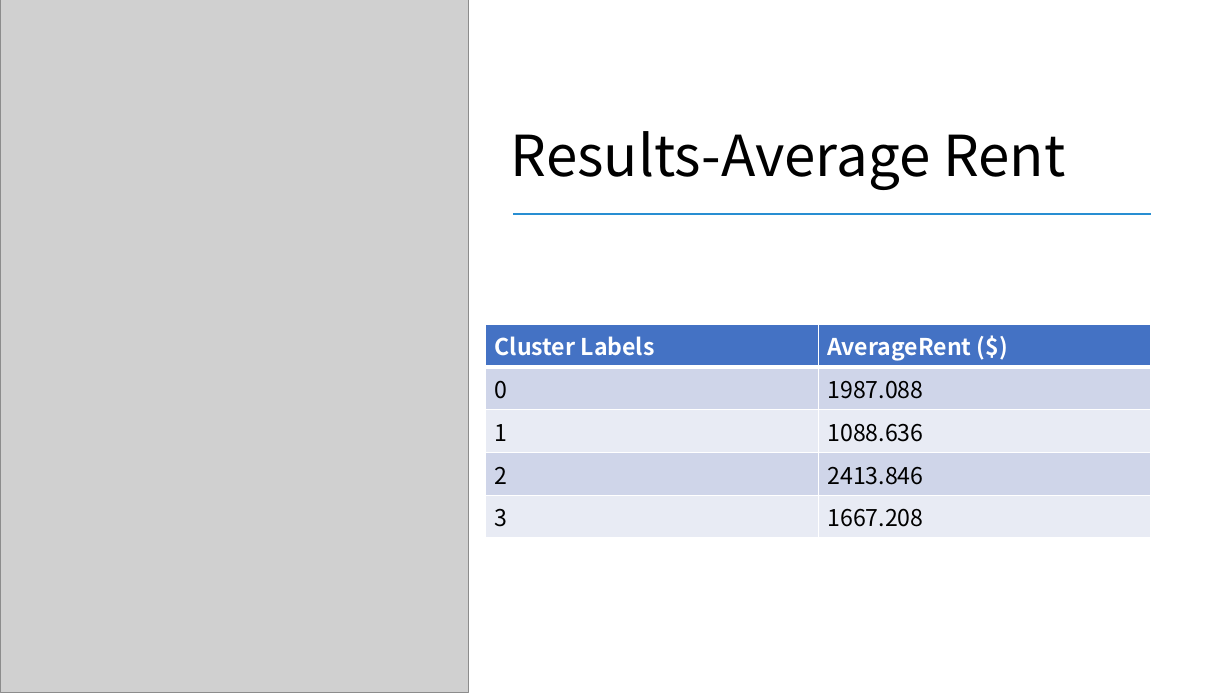
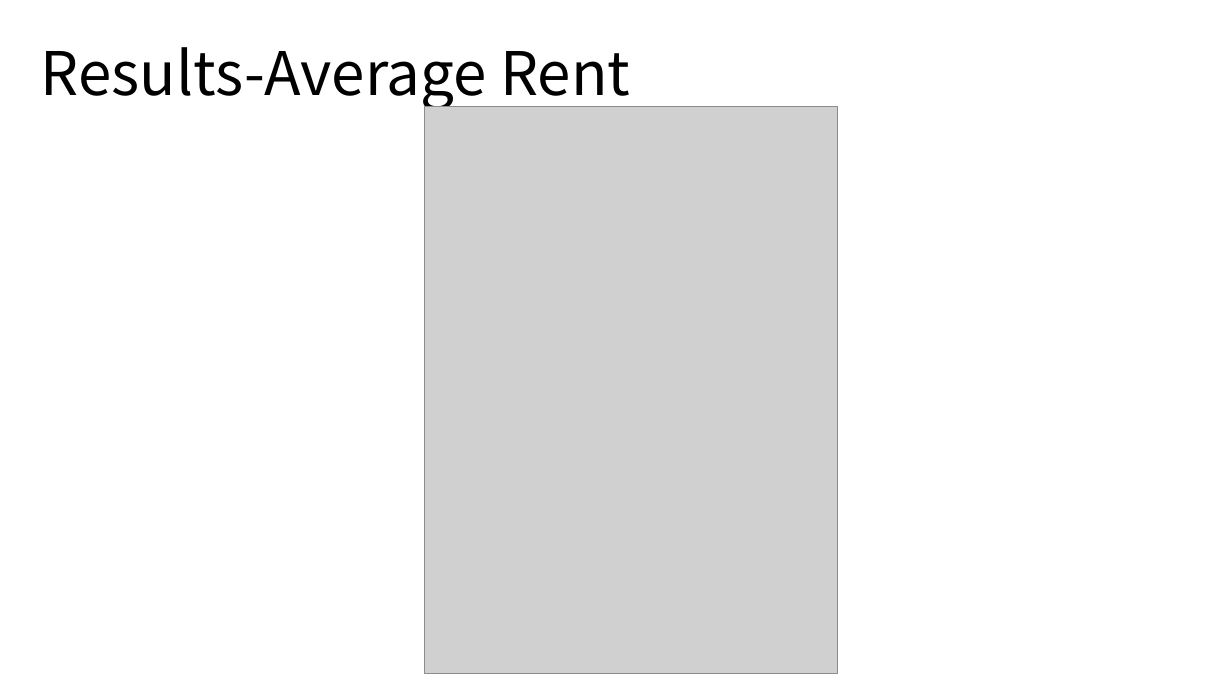
Before and after one commit to lynn-GH/Coursera_Capstone, a slide deck: slide 8 of RetailRentalPricevsVenueofSanDiego.pptx (slide 7 before the commit). Drawn at 1232x693 pixels with LibreOffice and Linux fonts; fonts in the diff are those of the drawing; grey boxes stand for pictures. Boxes give left, top, right and bottom in pixels: in the first picture for what was removed or moved away, otherwise in the second. Text is boxed around its words. In the diff, an @@ line names an element or a change of style, - is before the commit and + after.

```diff
--- a/RetailRentalPricevsVenueofSanDiego.pptx
+++ b/RetailRentalPricevsVenueofSanDiego.pptx
@@ picture removed at [0, 0, 469, 693] @@
@@ title "Results-Average Rent": place and size @@
-title "Results-Average Rent" at [511, 131, 1065, 190]
+title "Results-Average Rent" at [41, 47, 630, 111]
@@ title "Results-Average Rent" at [41, 47, 630, 111]: size 44 to 46.8 pt @@
@@ picture added at [424, 106, 837, 674] @@
@@ line removed from (514, 213) to (1152, 213) @@
@@ table removed at [485, 324, 1151, 531], 5 rows, 2 columns @@
-Cluster Labels | AverageRent ($)
-0 | 1987.088
-1 | 1088.636
-2 | 2413.846
-3 | 1667.208
```
Also in this commit, not shown: 6 other slides changed, 1 slide added, 1 slide removed.
